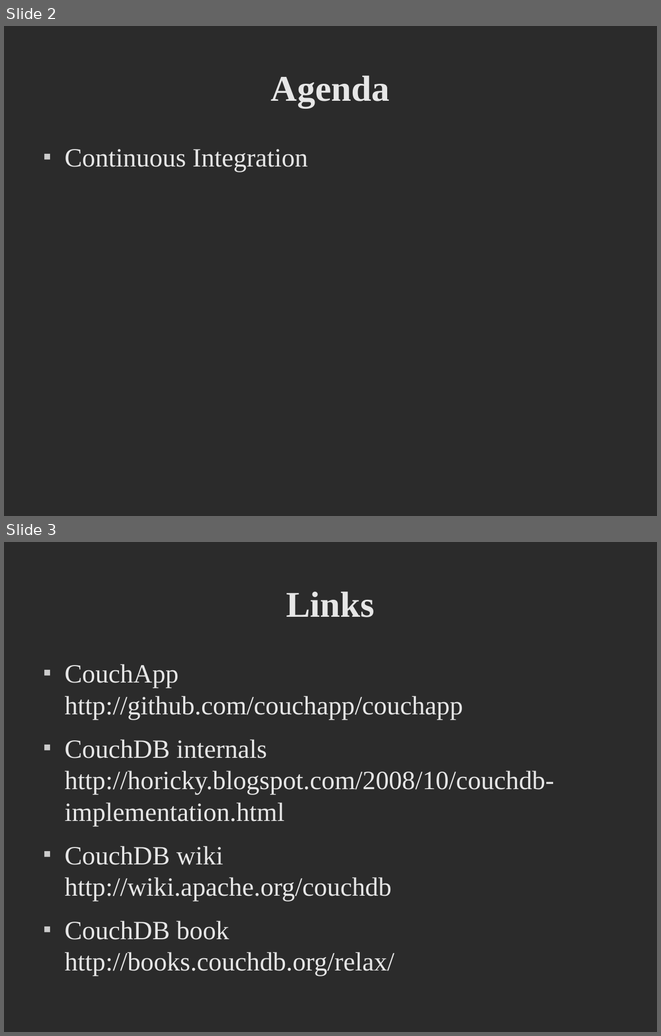
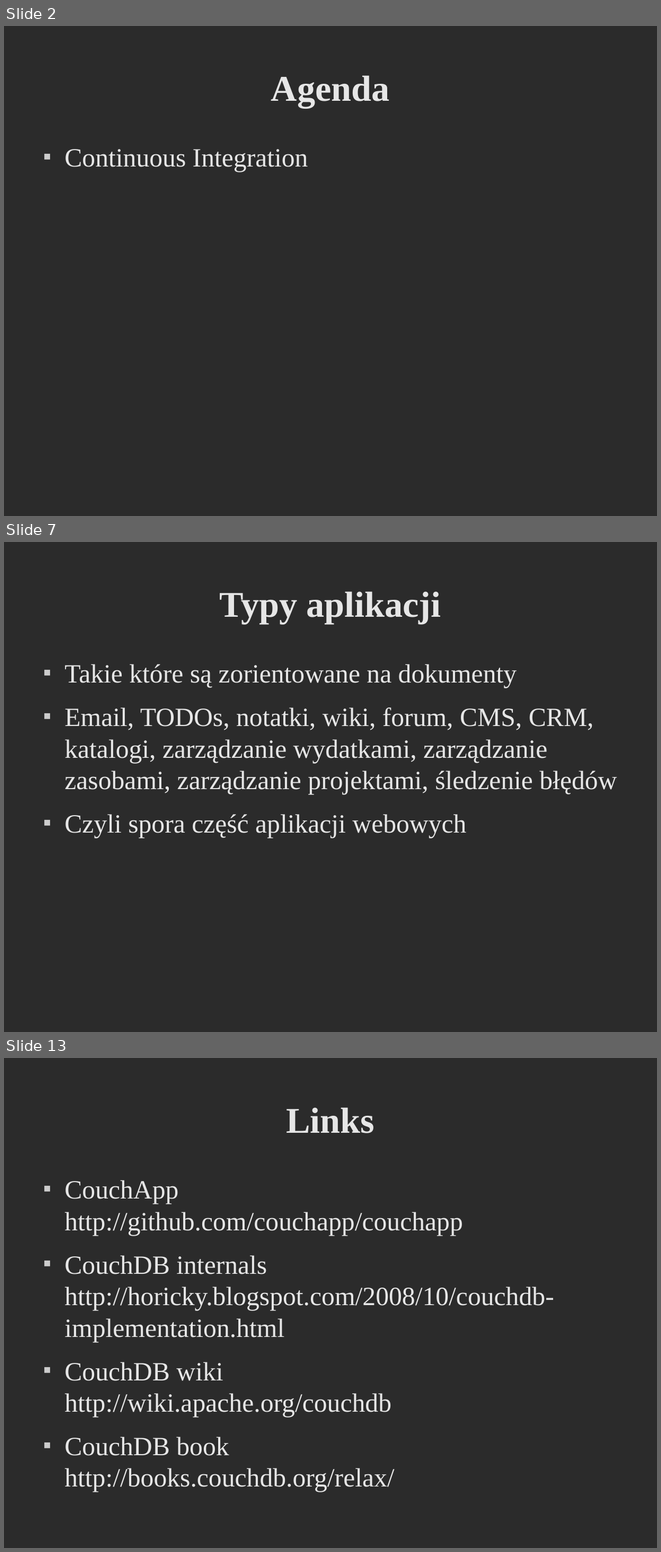
Before and after one commit to godfryd/checking-couchdb, a slide deck: checking-couchdb.odp. Shown one above the other, each under a label of ours: slides 2 and 3 before the commit, slides 2, 7 and 13 after it; the slides between them are not shown. The pictures are 661x1036 and 661x1552 pixels, drawn with LibreOffice and Linux fonts; fonts in the diff are those of the drawing; background and template pictures are left out; a plain dark background stands for a picture behind light text. Boxes give left, top, right and bottom in pixels: in the first picture for what was removed or moved away, otherwise in the second. Text is boxed around its words. In the diff, an @@ line names an element or a change of style, - is before the commit and + after.

```diff
--- a/checking-couchdb.odp
+++ b/checking-couchdb.odp
@@ slide 7 added at (4, 542, 657, 1032), background picture (left out) @@
@@ title added at (220, 591, 441, 624), 44 pt, text #E6E6E6, bold @@
+Typy aplikacji
@@ text added at (64, 664, 617, 838), 32 pt, text #E6E6E6 @@
+■ Takie które są zorientowane na dokumenty
+■ Email, TODOs, notatki, wiki, forum, CMS, CRM, katalogi, zarządzanie wydatkami, zarządzanie zasobami, zarządzanie projektami, śledzenie błędów
+■ Czyli spora część aplikacji webowych
@@ what was slide 3 is now slide 13 @@
```
Also in this commit, not shown: 10 other slides added, 1 other file.
